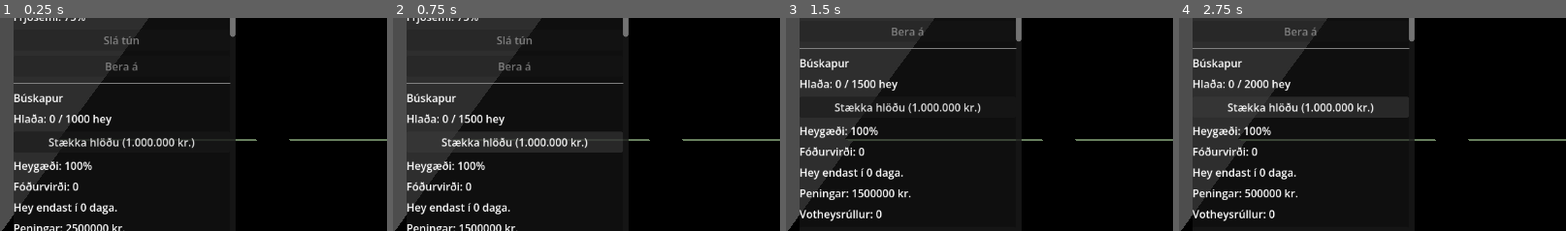
Above: before the commit, frames 1-4 (left to right).
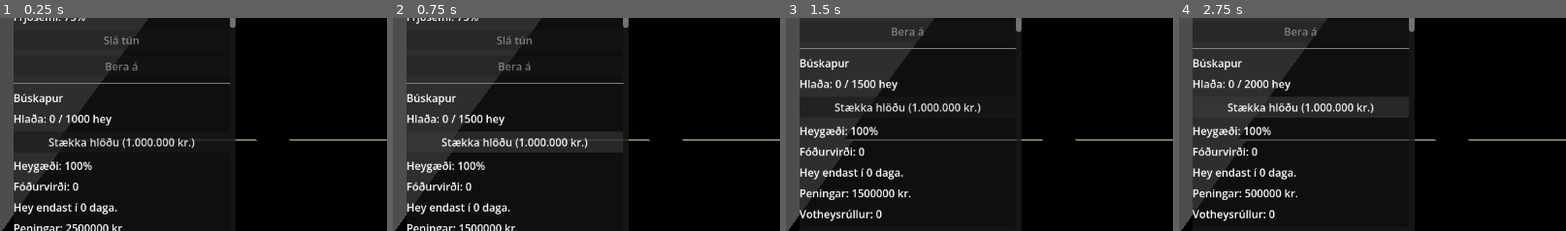
Above: after the commit, the same moments.

Repository: robertmarvin72/Bondinn
Game: Godot game, scene res://world.tscn
The game is run twice, just before and just after one commit, with the same random seed, the same clock (stepped at 60 frames per second) and the same inputs.
Inputs:
- Up to frame 1 (0.25 s): no input
- Up to frame 2 (0.75 s): click "Stækka hlöðu (1.000.000 kr.)" at 0.5 s
- Up to frame 3 (1.5 s): click "Pakka rúllum" at 1.25 s
- Up to frame 4 (2.75 s): click "Stækka hlöðu (1.000.000 kr.)" at 2 s
The pictures show only the part of the screen within x 0-50%, y 30-80%; the shares and areas given below are measured in that part.

The runs differ from the first frame. In frame 1, less than 0.1% of the frame differs, in the area x 59-61%, y 3-10%; in frame 2, less than 0.1%; in frame 3, less than 0.1%, in the area x 59-61%, y 5-11%; in frame 4, less than 0.1%.

Commit message:
Kaupa selja kýr

Diff:
--- a/world.gd
+++ b/world.gd
@@ -19,6 +19,9 @@
 const COW_BARN_PRICE = 5000000
 const COW_BARN_CAPACITY = 20
 const COW_BARN_DAILY_COST = 10000
+const COW_PRICE = 350000
+const COW_SELL_PRICE = 250000
+const HAY_PER_COW_PER_DAY = 2.0
 
 var barn_hay: int = 0
 var barn_capacity: int = 1000
@@ -50,6 +53,7 @@
 var spreader_condition: float = 1.0
 var has_cow_barn: bool = false
 var cow_capacity: int = 0
+var cow_count: int = 0
 var loose_hay: int = 0
 var wrapped_bales: int = 0
 var wrapped_bale_quality: float = 1.0
@@ -97,6 +101,9 @@
 @onready var cow_barn_label: Label = $UI/FieldPanel/ScrollContainer/VBoxContainer/CowBarnLabel
 @onready var buy_cow_barn_button: Button = $UI/FieldPanel/ScrollContainer/VBoxContainer/BuyCowBarnButton
 @onready var cow_capacity_label: Label = $UI/FieldPanel/ScrollContainer/VBoxContainer/CowCapacityLabel
+@onready var cow_count_label: Label = $UI/FieldPanel/ScrollContainer/VBoxContainer/CowCountLabel
+@onready var buy_cow_button: Button = $UI/FieldPanel/ScrollContainer/VBoxContainer/BuyCowButton
+@onready var sell_cow_button: Button = $UI/FieldPanel/ScrollContainer/VBoxContainer/SellCowButton
 @onready var camera: Camera3D = $Camera3D
 
 func has_required_machinery(machine_name: String) -> bool:
@@ -179,7 +186,7 @@
 	return hay_per_sheep_per_day
 
 func _process_hay_consumption() -> String:
-	var consumed: float = sheep_count * _get_effective_hay_rate()
+	var consumed: float = sheep_count * _get_effective_hay_rate() + cow_count * HAY_PER_COW_PER_DAY
 	if feed_value >= consumed:
 		feed_value -= consumed
 		barn_hay = int(feed_value / hay_quality) if hay_quality > 0.0 else 0
@@ -194,12 +201,12 @@
 		if bales_needed >= wrapped_bales:
 			wrapped_bales = 0
 			hay_shortage_days += 1
-			return "Viðvörun: Heyið er búið!"
+			return "Viðvörun: Ekki nóg hey fyrir dýrin!"
 		wrapped_bales -= bales_needed
 		hay_shortage_days = 0
 		return ""
 	hay_shortage_days += 1
-	return "Viðvörun: Heyið er búið!"
+	return "Viðvörun: Ekki nóg hey fyrir dýrin!"
 
 func _run_lambing() -> int:
 	var lambs = 0
@@ -272,10 +279,14 @@
 	repair_spreader_button.pressed.connect(_on_repair_spreader_pressed)
 	cow_barn_label.text = "Fjós: Nei"
 	buy_cow_barn_button.pressed.connect(_on_buy_cow_barn_pressed)
+	cow_count_label.text = "Kýr: 0"
 	cow_capacity_label.visible = false
+	buy_cow_button.pressed.connect(_on_buy_cow_pressed)
+	sell_cow_button.pressed.connect(_on_sell_cow_pressed)
 	buy_sheep_button.pressed.connect(_on_buy_sheep_pressed)
 	sell_sheep_button.pressed.connect(_on_sell_sheep_pressed)
 	_update_sheep_buttons()
+	_update_cow_buttons()
 
 func _unhandled_input(event):
 	if event is InputEventMouseButton and event.pressed and event.button_index == MOUSE_BUTTON_LEFT:
@@ -379,7 +390,7 @@
 		money -= TRACTOR_DAILY_COST
 	if has_cow_barn:
 		money -= COW_BARN_DAILY_COST
-	var daily_consumption = sheep_count * _get_effective_hay_rate()
+	var daily_consumption = sheep_count * _get_effective_hay_rate() + cow_count * HAY_PER_COW_PER_DAY
 	var forecast_days: int = int(floor(feed_value / daily_consumption)) if daily_consumption > 0 else 9999
 	var warnings: Array = []
 	if lambing_message != "":
@@ -415,10 +426,14 @@
 	hay_forecast_label.text = "Hey endast í " + str(forecast_days) + " daga."
 	money_label.text = "Peningar: " + str(money) + " kr."
 	sheep_label.text = "Kindur: " + str(sheep_count)
+	cow_count_label.text = "Kýr: " + str(cow_count)
+	if has_cow_barn:
+		cow_capacity_label.text = "Kúapláss: " + str(cow_count) + " / " + str(cow_capacity)
 	year_label.text = "Ár: " + str(year)
 	season_label.text = "Árstíð: " + season
 	lambs_label.text = "Lömb fædd í ár: " + str(lambs_born_this_year)
 	_update_sheep_buttons()
+	_update_cow_buttons()
 	if selected_field != null:
 		_update_panel()
 
@@ -691,7 +706,42 @@
 	cow_capacity = COW_BARN_CAPACITY
 	buy_cow_barn_button.visible = false
 	cow_barn_label.text = "Fjós: Já"
-	cow_capacity_label.text = "Kúapláss: 0 / " + str(cow_capacity)
+	cow_capacity_label.text = "Kúapláss: " + str(cow_count) + " / " + str(cow_capacity)
 	cow_capacity_label.visible = true
 	money_label.text = "Peningar: " + str(money) + " kr."
 	warning_label.text = "Fjós byggt."
+	_update_cow_buttons()
+
+func _update_cow_buttons() -> void:
+	buy_cow_button.disabled = not has_cow_barn or cow_count >= cow_capacity or money < COW_PRICE
+	sell_cow_button.disabled = cow_count <= 0
+
+func _on_buy_cow_pressed() -> void:
+	if not has_cow_barn:
+		warning_label.text = "Þú þarft fjós áður en þú getur keypt kýr."
+		return
+	if cow_count >= cow_capacity:
+		warning_label.text = "Fjósið er fullt."
+		return
+	if money < COW_PRICE:
+		warning_label.text = "Ekki nóg peningar til að kaupa kú."
+		return
+	money -= COW_PRICE
+	cow_count += 1
+	cow_count_label.text = "Kýr: " + str(cow_count)
+	cow_capacity_label.text = "Kúapláss: " + str(cow_count) + " / " + str(cow_capacity)
+	money_label.text = "Peningar: " + str(money) + " kr."
+	warning_label.text = "Kýr keypt."
+	_update_cow_buttons()
+
+func _on_sell_cow_pressed() -> void:
+	if cow_count <= 0:
+		warning_label.text = "Þú átt engar kýr til að selja."
+		return
+	cow_count -= 1
+	money += COW_SELL_PRICE
+	cow_count_label.text = "Kýr: " + str(cow_count)
+	cow_capacity_label.text = "Kúapláss: " + str(cow_count) + " / " + str(cow_capacity)
+	money_label.text = "Peningar: " + str(money) + " kr."
+	warning_label.text = "Kýr seld."
+	_update_cow_buttons()
--- a/world.tscn
+++ b/world.tscn
@@ -256,6 +256,26 @@
 size_flags_horizontal = 3
 text = "Selja 10 kindur"
 
+[node name="CowCountLabel" type="Label" parent="UI/FieldPanel/ScrollContainer/VBoxContainer"]
+layout_mode = 2
+size_flags_horizontal = 3
+text = "Kýr: 0"
+
+[node name="CowCapacityLabel" type="Label" parent="UI/FieldPanel/ScrollContainer/VBoxContainer"]
+layout_mode = 2
+size_flags_horizontal = 3
+text = "Kúapláss: 0 / 20"
+
+[node name="BuyCowButton" type="Button" parent="UI/FieldPanel/ScrollContainer/VBoxContainer"]
+layout_mode = 2
+size_flags_horizontal = 3
+text = "Kaupa kú (350.000 kr.)"
+
+[node name="SellCowButton" type="Button" parent="UI/FieldPanel/ScrollContainer/VBoxContainer"]
+layout_mode = 2
+size_flags_horizontal = 3
+text = "Selja kú (250.000 kr.)"
+
 [node name="SepMachinery" type="HSeparator" parent="UI/FieldPanel/ScrollContainer/VBoxContainer"]
 layout_mode = 2
 size_flags_horizontal = 3
@@ -368,8 +388,3 @@
 layout_mode = 2
 size_flags_horizontal = 3
 text = "Byggja fjós (5.000.000 kr.)"
-
-[node name="CowCapacityLabel" type="Label" parent="UI/FieldPanel/ScrollContainer/VBoxContainer"]
-layout_mode = 2
-size_flags_horizontal = 3
-text = "Kúapláss: 0 / 20"
